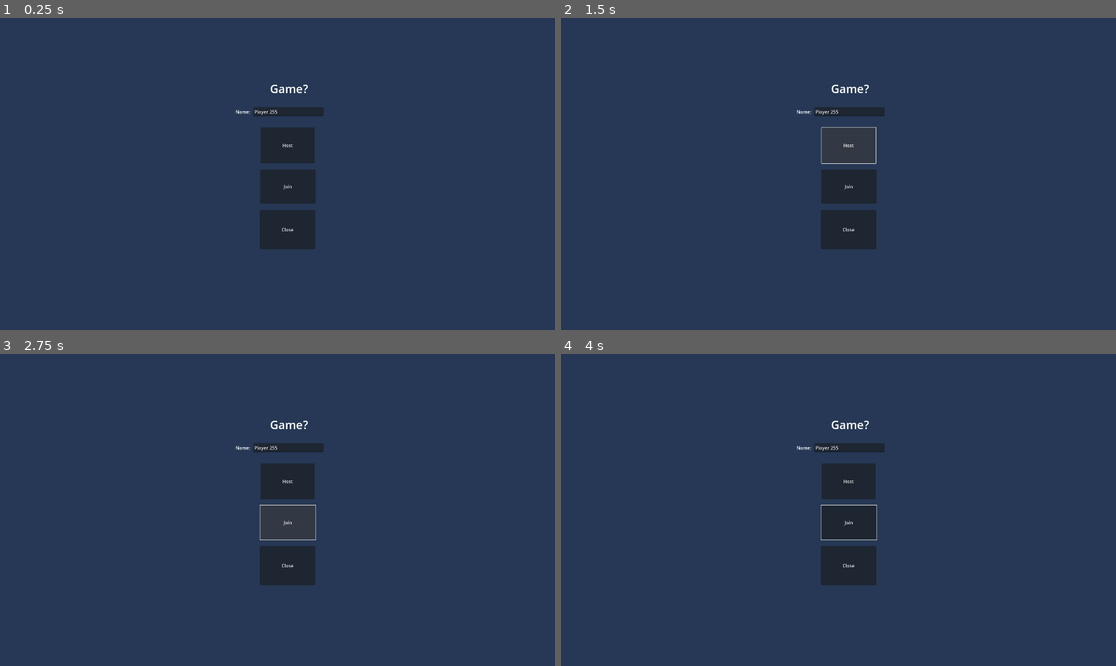
Above: before the commit, frames 1-4 (two rows, left to right).
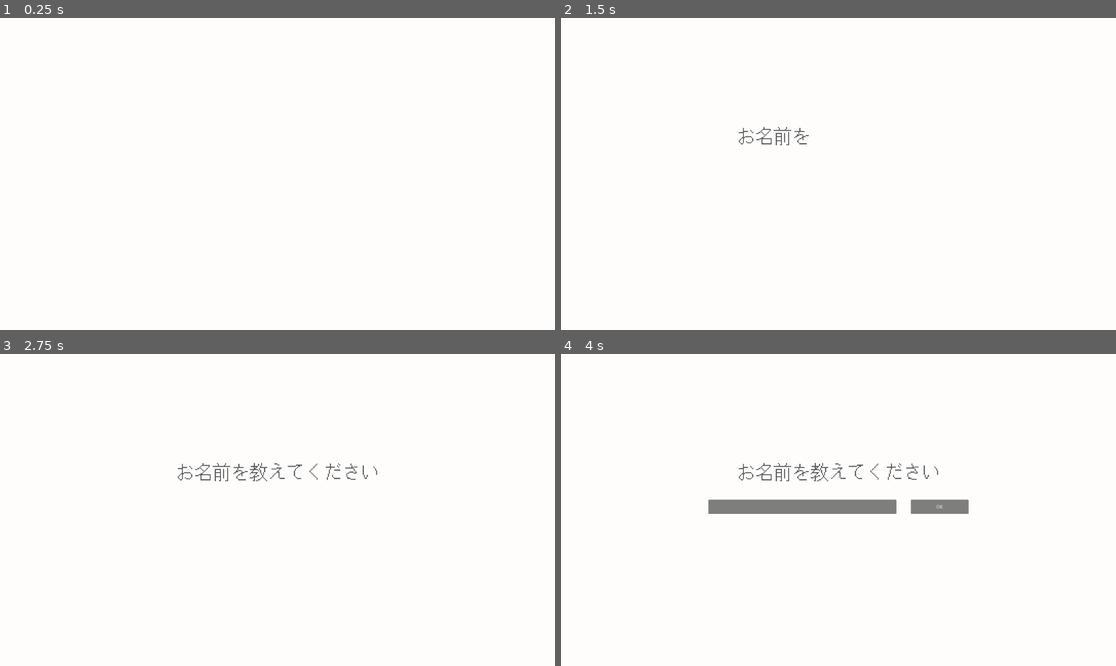
Above: after the commit, the same moments.

Repository: pvmathew/denliner
Game: Godot game, scene res://Scenes/game.tscn
Two runs of this game, one before a commit and one after it. Both use one fixed random seed, a clock stepped at 60 frames per second and the inputs below. Before the commit the project starts from res://Scenes/MainMenu/main_menu.tscn.
Inputs (mouse positions are in pixels of both pictures, inside the frame that each line leads up to):
- Up to frame 1 (0.25 s): no input
- Up to frame 2 (1.5 s): tap Enter at 0.5 s; move the mouse to (960, 158) at 0.52 s; click (960, 158) at 0.67 s; click (849, 145) at 1.25 s, where only the run before the commit has a clickable "Host"
- Up to frame 3 (2.75 s): click (288, 522) at 2 s, where only the run before the commit has a clickable "Join"
- Up to frame 4 (4 s): move the mouse to (727, 525) at 2.77 s; click (727, 525) at 2.92 s; move the mouse to (894, 441) at 3.52 s; click (894, 441) at 3.67 s

The runs differ from the first frame. In frame 1, 100% of the frame differs, in the area x 0-100%, y 0-100%; in frame 2, 100%; in frame 3, 100%; in frame 4, 100%.

Commit message:
Start game using game scene, with ui scene appended

Diff:
--- a/Global/player_data.gd
+++ b/Global/player_data.gd
@@ -1,5 +1,6 @@
 extends Node
 
+var is_onboarded = false
 var nickname: String = ""
 var is_host = false
 var is_ready = false
--- a/Scenes/MainMenu/main_menu.gd
+++ b/Scenes/UI/MainMenu/main_menu.gd
@@ -2,7 +2,7 @@
 
 const JOIN_SCENE_PATH = "res://Scenes/Join/Join.tcsn"
 
-var nickname_manager = preload("res://Scenes/MainMenu/nickname_manager.gd").new()
+var nickname_manager = preload("res://Scenes/UI/nickname_manager.gd").new()
 var nickname = nickname_manager.load_nickname()
 
 func _ready():
--- a/Scenes/MainMenu/main_menu.tscn
+++ b/Scenes/UI/MainMenu/main_menu.tscn
@@ -1,6 +1,6 @@
 [gd_scene load_steps=3 format=3 uid="uid://ns22uoxll5vd"]
 
-[ext_resource type="Script" path="res://Scenes/MainMenu/main_menu.gd" id="1_1qi15"]
+[ext_resource type="Script" path="res://Scenes/UI/MainMenu/main_menu.gd" id="1_1qi15"]
 
 [sub_resource type="Theme" id="Theme_tbfaw"]
 default_font_size = 40
--- /dev/null
+++ b/Scenes/UI/Onboarding/QuestionContainer.gd
@@ -0,0 +1,19 @@
+extends CenterContainer
+
+@onready var questions = [$"Question 1", $"Question 2"]
+
+var curr_index = 0
+
+func _ready():
+	questions[0].show()
+
+func show_next_question():
+	questions[curr_index].hide()
+	curr_index += 1
+
+	if curr_index < questions.size():
+		questions[curr_index].show()
+	else:
+		PlayerData.is_onboarded = true
+		get_tree().change_scene_to_file("res://Scenes/UI/MainMenu/main_menu.tscn")
+		#get_tree().change_scene_to_file("res://Scenes/MainMenu/main_menu.tscn")
--- /dev/null
+++ b/Scenes/UI/Onboarding/onboard.tscn
@@ -0,0 +1,38 @@
+[gd_scene load_steps=4 format=3 uid="uid://cnuwj03ysdoqr"]
+
+[ext_resource type="Script" path="res://Scenes/UI/Onboarding/QuestionContainer.gd" id="1_bil2m"]
+[ext_resource type="PackedScene" uid="uid://djh10yoodx8cu" path="res://Scenes/UI/Onboarding/question_2.tscn" id="2_losxe"]
+[ext_resource type="PackedScene" uid="uid://d2el8wms0ivo7" path="res://Scenes/UI/Onboarding/question_1.tscn" id="2_uniwm"]
+
+[node name="Onboard" type="Control"]
+layout_mode = 3
+anchors_preset = 15
+anchor_right = 1.0
+anchor_bottom = 1.0
+grow_horizontal = 2
+grow_vertical = 2
+
+[node name="ColorRect" type="ColorRect" parent="."]
+layout_mode = 1
+anchors_preset = 15
+anchor_right = 1.0
+anchor_bottom = 1.0
+grow_horizontal = 2
+grow_vertical = 2
+color = Color(1, 1, 1, 0.941176)
+
+[node name="QuestionContainer" type="CenterContainer" parent="ColorRect"]
+layout_mode = 1
+anchors_preset = 15
+anchor_right = 1.0
+anchor_bottom = 1.0
+grow_horizontal = 2
+grow_vertical = 2
+script = ExtResource("1_bil2m")
+
+[node name="Question 2" parent="ColorRect/QuestionContainer" instance=ExtResource("2_losxe")]
+visible = false
+layout_mode = 2
+
+[node name="Question 1" parent="ColorRect/QuestionContainer" instance=ExtResource("2_uniwm")]
+layout_mode = 2
--- /dev/null
+++ b/Scenes/UI/Onboarding/question_1.gd
@@ -0,0 +1,32 @@
+extends VBoxContainer
+
+@onready var parent = get_parent()
+
+@onready var anim = $AnimationPlayer
+@onready var question = $Question
+
+@onready var input_container = $MarginContainer
+@onready var name_input = $MarginContainer/HBoxContainer/MarginContainer/HBoxContainer/NameInput
+
+
+var counter = -20
+var input_visible = false
+
+func _process(delta):
+	if self.visible:
+		counter += delta * 10  # Adjust the multiplier to control the speed of counter increment
+		if counter < 15:
+			question.text = "[center][fade start=" + str(counter) + " length=1]" + "お名前を教えてください" + "[/fade][/center]"
+		else:
+			if !input_visible:
+				input_visible = true
+				anim.play("fade_in_input")
+
+
+func _on_ok_pressed():
+	anim.play("fade_out_all")
+
+
+func _on_animation_player_animation_finished(anim_name):
+	if anim_name == "fade_out_all":
+		parent.show_next_question()
--- /dev/null
+++ b/Scenes/UI/Onboarding/question_1.tscn
@@ -0,0 +1,162 @@
+[gd_scene load_steps=10 format=3 uid="uid://d2el8wms0ivo7"]
+
+[ext_resource type="Script" path="res://Scenes/UI/Onboarding/question_1.gd" id="1_d0io2"]
+[ext_resource type="Shader" path="res://Scenes/UI/Onboarding/wavy_font.gdshader" id="2_vpldc"]
+[ext_resource type="FontFile" uid="uid://d3ujqgo42uhhf" path="res://Assets/Fonts/JF-Dot-Ayu18.ttf" id="3_t3usl"]
+
+[sub_resource type="ShaderMaterial" id="ShaderMaterial_g0c0t"]
+shader = ExtResource("2_vpldc")
+shader_parameter/height = 5.0
+shader_parameter/frequency = 5.0
+shader_parameter/speed = 5.0
+
+[sub_resource type="Theme" id="Theme_eeeun"]
+default_font = ExtResource("3_t3usl")
+default_font_size = 64
+
+[sub_resource type="Animation" id="Animation_ow7id"]
+length = 0.001
+tracks/0/type = "value"
+tracks/0/imported = false
+tracks/0/enabled = true
+tracks/0/path = NodePath("MarginContainer:visible")
+tracks/0/interp = 1
+tracks/0/loop_wrap = true
+tracks/0/keys = {
+"times": PackedFloat32Array(0),
+"transitions": PackedFloat32Array(1),
+"update": 1,
+"values": [true]
+}
+tracks/1/type = "value"
+tracks/1/imported = false
+tracks/1/enabled = true
+tracks/1/path = NodePath("MarginContainer:modulate")
+tracks/1/interp = 1
+tracks/1/loop_wrap = true
+tracks/1/keys = {
+"times": PackedFloat32Array(0),
+"transitions": PackedFloat32Array(1),
+"update": 0,
+"values": [Color(1, 1, 1, 0)]
+}
+tracks/2/type = "value"
+tracks/2/imported = false
+tracks/2/enabled = true
+tracks/2/path = NodePath(".:modulate")
+tracks/2/interp = 1
+tracks/2/loop_wrap = true
+tracks/2/keys = {
+"times": PackedFloat32Array(0),
+"transitions": PackedFloat32Array(1),
+"update": 0,
+"values": [Color(1, 1, 1, 1)]
+}
+
+[sub_resource type="Animation" id="Animation_ib0yl"]
+resource_name = "fade_in_input"
+length = 0.5
+tracks/0/type = "value"
+tracks/0/imported = false
+tracks/0/enabled = true
+tracks/0/path = NodePath("MarginContainer:visible")
+tracks/0/interp = 1
+tracks/0/loop_wrap = true
+tracks/0/keys = {
+"times": PackedFloat32Array(0),
+"transitions": PackedFloat32Array(1),
+"update": 1,
+"values": [true]
+}
+tracks/1/type = "value"
+tracks/1/imported = false
+tracks/1/enabled = true
+tracks/1/path = NodePath("MarginContainer:modulate")
+tracks/1/interp = 1
+tracks/1/loop_wrap = true
+tracks/1/keys = {
+"times": PackedFloat32Array(0, 0.5),
+"transitions": PackedFloat32Array(1, 1),
+"update": 0,
+"values": [Color(1, 1, 1, 0), Color(1, 1, 1, 1)]
+}
+
+[sub_resource type="Animation" id="Animation_foyrr"]
+resource_name = "fade_out_all"
+length = 0.8
+tracks/0/type = "value"
+tracks/0/imported = false
+tracks/0/enabled = true
+tracks/0/path = NodePath(".:modulate")
+tracks/0/interp = 1
+tracks/0/loop_wrap = true
+tracks/0/keys = {
+"times": PackedFloat32Array(0, 0.8),
+"transitions": PackedFloat32Array(1, 1),
+"update": 0,
+"values": [Color(1, 1, 1, 1), Color(1, 1, 1, 0)]
+}
+
+[sub_resource type="AnimationLibrary" id="AnimationLibrary_dyhw3"]
+_data = {
+"RESET": SubResource("Animation_ow7id"),
+"fade_in_input": SubResource("Animation_ib0yl"),
+"fade_out_all": SubResource("Animation_foyrr")
+}
+
+[node name="Question 1" type="VBoxContainer"]
+self_modulate = Color(1, 1, 1, 0)
+offset_right = 1200.0
+offset_bottom = 328.0
+script = ExtResource("1_d0io2")
+
+[node name="Question" type="RichTextLabel" parent="."]
+material = SubResource("ShaderMaterial_g0c0t")
+custom_minimum_size = Vector2(1200, 74)
+layout_mode = 2
+theme = SubResource("Theme_eeeun")
+theme_override_colors/default_color = Color(0.333333, 0.333333, 0.333333, 1)
+theme_override_colors/font_outline_color = Color(1, 1, 1, 1)
+theme_override_constants/outline_size = 10
+bbcode_enabled = true
+text = "[center]お名前を押してください[/center]"
+
+[node name="MarginContainer" type="MarginContainer" parent="."]
+modulate = Color(1, 1, 1, 0)
+layout_mode = 2
+theme_override_constants/margin_top = 50
+
+[node name="HBoxContainer" type="HBoxContainer" parent="MarginContainer"]
+custom_minimum_size = Vector2(0, 200)
+layout_mode = 2
+theme_override_constants/separation = 100
+alignment = 1
+
+[node name="MarginContainer" type="MarginContainer" parent="MarginContainer/HBoxContainer"]
+layout_mode = 2
+size_flags_horizontal = 3
+theme_override_constants/margin_left = 150
+theme_override_constants/margin_top = 0
+theme_override_constants/margin_right = 150
+theme_override_constants/margin_bottom = 150
+
+[node name="HBoxContainer" type="HBoxContainer" parent="MarginContainer/HBoxContainer/MarginContainer"]
+layout_mode = 2
+theme_override_constants/separation = 50
+
+[node name="NameInput" type="LineEdit" parent="MarginContainer/HBoxContainer/MarginContainer/HBoxContainer"]
+layout_mode = 2
+size_flags_horizontal = 3
+
+[node name="OK" type="Button" parent="MarginContainer/HBoxContainer/MarginContainer/HBoxContainer"]
+custom_minimum_size = Vector2(200, 0)
+layout_mode = 2
+text = "OK"
+
+[node name="AnimationPlayer" type="AnimationPlayer" parent="."]
+libraries = {
+"": SubResource("AnimationLibrary_dyhw3")
+}
+
+[connection signal="pressed" from="MarginContainer/HBoxContainer/MarginContainer/HBoxContainer/OK" to="." method="_on_ok_pressed"]
+[connection signal="animation_finished" from="AnimationPlayer" to="." method="_on_animation_player_animation_finished"]
--- /dev/null
+++ b/Scenes/UI/Onboarding/question_2.gd
@@ -0,0 +1,67 @@
+extends VBoxContainer
+
+@onready var parent = get_parent()
+
+@onready var anim = $AnimationPlayer
+@onready var question = $Question
+
+@onready var cat = $MarginContainer/HBoxContainer/Cat
+@onready var dog = $MarginContainer/HBoxContainer/Dog
+
+var counter = -20
+var question_appeared = false
+
+var shader = load("res://Scenes/IntroSetup/wavy_pets.gdshader")
+
+
+func _process(delta):
+	if self.visible:
+		counter += delta * 10  # Adjust the multiplier to control the speed of counter increment
+		if counter < 30:
+			question.text = "[center][fade start=" + str(counter) + " length=1]" + "犬派ですか？それとも猫派ですか？" + "[/fade][/center]"
+		else:
+			#$MarginContainer/HBoxContainer/MarginContainer.visisble = true
+			if !question_appeared:
+				question_appeared = true
+				anim.play("appear_pets")
+
+# Question 2 signals
+
+func _on_cat_mouse_entered():
+	if cat.material == null:
+		# Create a new material and assign it to the node
+		var new_material = ShaderMaterial.new()  # Or whatever type of material you need
+		cat.material = new_material  # Assign the new material to the node
+
+	cat.material.shader = shader
+
+
+func _on_cat_mouse_exited():
+	cat.material = null
+
+
+func _on_dog_mouse_entered():
+	if dog.material == null:
+		# Create a new material and assign it to the node
+		var new_material = ShaderMaterial.new()  # Or whatever type of material you need
+		dog.material = new_material  # Assign the new material to the node
+
+	dog.material.shader = shader
+
+func _on_dog_mouse_exited():
+	dog.material = null
+
+
+func _on_cat_gui_input(event):
+	if event is InputEventMouseButton and event.button_index == MOUSE_BUTTON_LEFT and event.pressed:
+		anim.play("fade_out_all")
+
+
+func _on_dog_gui_input(event):
+	if event is InputEventMouseButton and event.button_index == MOUSE_BUTTON_LEFT and event.pressed:
+		anim.play("fade_out_all")
+
+
+func _on_animation_player_animation_finished(anim_name):
+	if anim_name == "fade_out_all":
+		parent.show_next_question()
--- /dev/null
+++ b/Scenes/UI/Onboarding/question_2.tscn
@@ -0,0 +1,161 @@
+[gd_scene load_steps=13 format=3 uid="uid://djh10yoodx8cu"]
+
+[ext_resource type="Script" path="res://Scenes/UI/Onboarding/question_2.gd" id="1_7vbvp"]
+[ext_resource type="Shader" path="res://Scenes/UI/Onboarding/wavy_font.gdshader" id="2_8uucn"]
+[ext_resource type="FontFile" uid="uid://d3ujqgo42uhhf" path="res://Assets/Fonts/JF-Dot-Ayu18.ttf" id="3_vktjg"]
+[ext_resource type="Texture2D" uid="uid://bafd50kauodak" path="res://Assets/Sprites/neko-base.png" id="4_7jv0j"]
+[ext_resource type="Texture2D" uid="uid://d3e3l81fn738i" path="res://Assets/Sprites/dog-base.png" id="5_582dl"]
+
+[sub_resource type="ShaderMaterial" id="ShaderMaterial_xx8r7"]
+shader = ExtResource("2_8uucn")
+shader_parameter/height = 5.0
+shader_parameter/frequency = 5.0
+shader_parameter/speed = 5.0
+
+[sub_resource type="Theme" id="Theme_p8ygi"]
+default_font = ExtResource("3_vktjg")
+default_font_size = 64
+
+[sub_resource type="ShaderMaterial" id="ShaderMaterial_1a3vx"]
+
+[sub_resource type="Animation" id="Animation_r30d0"]
+length = 0.001
+tracks/0/type = "value"
+tracks/0/imported = false
+tracks/0/enabled = true
+tracks/0/path = NodePath("MarginContainer/HBoxContainer/Cat:self_modulate")
+tracks/0/interp = 1
+tracks/0/loop_wrap = true
+tracks/0/keys = {
+"times": PackedFloat32Array(0),
+"transitions": PackedFloat32Array(1),
+"update": 0,
+"values": [Color(1, 1, 1, 0)]
+}
+tracks/1/type = "value"
+tracks/1/imported = false
+tracks/1/enabled = true
+tracks/1/path = NodePath("MarginContainer/HBoxContainer/Dog:self_modulate")
+tracks/1/interp = 1
+tracks/1/loop_wrap = true
+tracks/1/keys = {
+"times": PackedFloat32Array(0),
+"transitions": PackedFloat32Array(1),
+"update": 0,
+"values": [Color(1, 1, 1, 0)]
+}
+tracks/2/type = "value"
+tracks/2/imported = false
+tracks/2/enabled = true
+tracks/2/path = NodePath(".:modulate")
+tracks/2/interp = 1
+tracks/2/loop_wrap = true
+tracks/2/keys = {
+"times": PackedFloat32Array(0),
+"transitions": PackedFloat32Array(1),
+"update": 0,
+"values": [Color(1, 1, 1, 1)]
+}
+
+[sub_resource type="Animation" id="Animation_xfdet"]
+resource_name = "appear_pets"
+length = 0.5
+tracks/0/type = "value"
+tracks/0/imported = false
+tracks/0/enabled = true
+tracks/0/path = NodePath("MarginContainer/HBoxContainer/Cat:self_modulate")
+tracks/0/interp = 1
+tracks/0/loop_wrap = true
+tracks/0/keys = {
+"times": PackedFloat32Array(0, 0.5),
+"transitions": PackedFloat32Array(1, 1),
+"update": 0,
+"values": [Color(1, 1, 1, 0), Color(1, 1, 1, 1)]
+}
+tracks/1/type = "value"
+tracks/1/imported = false
+tracks/1/enabled = true
+tracks/1/path = NodePath("MarginContainer/HBoxContainer/Dog:self_modulate")
+tracks/1/interp = 1
+tracks/1/loop_wrap = true
+tracks/1/keys = {
+"times": PackedFloat32Array(0, 0.5),
+"transitions": PackedFloat32Array(1, 1),
+"update": 0,
+"values": [Color(1, 1, 1, 0), Color(1, 1, 1, 1)]
+}
+
+[sub_resource type="Animation" id="Animation_pxvv3"]
+resource_name = "fade_out_all"
+tracks/0/type = "value"
+tracks/0/imported = false
+tracks/0/enabled = true
+tracks/0/path = NodePath(".:modulate")
+tracks/0/interp = 1
+tracks/0/loop_wrap = true
+tracks/0/keys = {
+"times": PackedFloat32Array(0, 0.9),
+"transitions": PackedFloat32Array(1, 1),
+"update": 0,
+"values": [Color(1, 1, 1, 1), Color(1, 1, 1, 0)]
+}
+
+[sub_resource type="AnimationLibrary" id="AnimationLibrary_4fjhh"]
+_data = {
+"RESET": SubResource("Animation_r30d0"),
+"appear_pets": SubResource("Animation_xfdet"),
+"fade_out_all": SubResource("Animation_pxvv3")
+}
+
+[node name="Question 2" type="VBoxContainer"]
+script = ExtResource("1_7vbvp")
+
+[node name="Question" type="RichTextLabel" parent="."]
+material = SubResource("ShaderMaterial_xx8r7")
+custom_minimum_size = Vector2(1200, 74)
+layout_mode = 2
+theme = SubResource("Theme_p8ygi")
+theme_override_colors/default_color = Color(0.333333, 0.333333, 0.333333, 1)
+theme_override_colors/font_outline_color = Color(1, 1, 1, 1)
+theme_override_constants/outline_size = 10
+bbcode_enabled = true
+
+[node name="MarginContainer" type="MarginContainer" parent="."]
+layout_mode = 2
+theme_override_constants/margin_top = 50
+theme_override_constants/margin_bottom = 50
+
+[node name="HBoxContainer" type="HBoxContainer" parent="MarginContainer"]
+custom_minimum_size = Vector2(0, 200)
+layout_mode = 2
+theme_override_constants/separation = 100
+alignment = 1
+
+[node name="Cat" type="TextureRect" parent="MarginContainer/HBoxContainer"]
+self_modulate = Color(1, 1, 1, 0)
+texture_filter = 1
+material = SubResource("ShaderMaterial_1a3vx")
+layout_mode = 2
+texture = ExtResource("4_7jv0j")
+expand_mode = 3
+
+[node name="Dog" type="TextureRect" parent="MarginContainer/HBoxContainer"]
+self_modulate = Color(1, 1, 1, 0)
+texture_filter = 1
+layout_mode = 2
+texture = ExtResource("5_582dl")
+expand_mode = 3
+flip_h = true
+
+[node name="AnimationPlayer" type="AnimationPlayer" parent="."]
+libraries = {
+"": SubResource("AnimationLibrary_4fjhh")
+}
+
+[connection signal="gui_input" from="MarginContainer/HBoxContainer/Cat" to="." method="_on_cat_gui_input"]
+[connection signal="mouse_entered" from="MarginContainer/HBoxContainer/Cat" to="." method="_on_cat_mouse_entered"]
+[connection signal="mouse_exited" from="MarginContainer/HBoxContainer/Cat" to="." method="_on_cat_mouse_exited"]
+[connection signal="gui_input" from="MarginContainer/HBoxContainer/Dog" to="." method="_on_dog_gui_input"]
+[connection signal="mouse_entered" from="MarginContainer/HBoxContainer/Dog" to="." method="_on_dog_mouse_entered"]
+[connection signal="mouse_exited" from="MarginContainer/HBoxContainer/Dog" to="." method="_on_dog_mouse_exited"]
+[connection signal="animation_finished" from="AnimationPlayer" to="." method="_on_animation_player_animation_finished"]
--- /dev/null
+++ b/Scenes/UI/Onboarding/question_container.gd
@@ -0,0 +1,16 @@
+extends CenterContainer
+
+@onready var questions = [$"Question 1", $"Question 2"]
+var curr_index = 0
+
+func _ready():
+	questions[0].show()
+
+func show_next_question():
+	questions[curr_index].hide()
+	curr_index += 1
+
+	if curr_index < questions.size():
+		questions[curr_index].show()
+	else:
+		#get_tree().change_scene_to_file("res://Scenes/MainMenu/main_menu.tscn")
--- /dev/null
+++ b/Scenes/UI/Onboarding/wavy_font.gdshader
@@ -0,0 +1,9 @@
+shader_type canvas_item;
+
+uniform float height = 5.0;
+uniform float frequency = 5.0;
+uniform float speed = 5.0;
+
+void vertex() {
+	VERTEX.y += sin(frequency * UV.x + speed * TIME);
+}
--- /dev/null
+++ b/Scenes/UI/Onboarding/wavy_pets.gdshader
@@ -0,0 +1,8 @@
+shader_type canvas_item;
+
+uniform float height = 5.0;
+uniform float speed = 2.5;
+
+void vertex() {
+	VERTEX.y += height * sin(speed*TIME);
+}
--- /dev/null
+++ b/Scenes/UI/ui.gd
@@ -0,0 +1,6 @@
+extends CanvasLayer
+
+func _ready():
+	print(PlayerData.is_onboarded)
+	if PlayerData.is_onboarded:
+		$Control/Onboarding.hide()
--- /dev/null
+++ b/Scenes/UI/ui.tscn
@@ -0,0 +1,35 @@
+[gd_scene load_steps=3 format=3 uid="uid://d4fw3nq1p252f"]
+
+[ext_resource type="Script" path="res://Scenes/UI/ui.gd" id="1_e1pb1"]
+[ext_resource type="PackedScene" uid="uid://cnuwj03ysdoqr" path="res://Scenes/UI/Onboarding/onboard.tscn" id="2_xcog3"]
+
+[node name="UI" type="CanvasLayer"]
+script = ExtResource("1_e1pb1")
+
+[node name="Control" type="Control" parent="."]
+layout_mode = 3
+anchors_preset = 15
+anchor_right = 1.0
+anchor_bottom = 1.0
+grow_horizontal = 2
+grow_vertical = 2
+
+[node name="Main Menu" type="Control" parent="Control"]
+layout_mode = 1
+anchors_preset = 15
+anchor_right = 1.0
+anchor_bottom = 1.0
+grow_horizontal = 2
+grow_vertical = 2
+
+[node name="ColorRect" type="ColorRect" parent="Control/Main Menu"]
+layout_mode = 1
+anchors_preset = 15
+anchor_right = 1.0
+anchor_bottom = 1.0
+grow_horizontal = 2
+grow_vertical = 2
+color = Color(1, 0.870588, 0.760784, 1)
+
+[node name="Onboard" parent="Control" instance=ExtResource("2_xcog3")]
+layout_mode = 1
--- /dev/null
+++ b/Scenes/game.tscn
@@ -0,0 +1,7 @@
+[gd_scene load_steps=2 format=3 uid="uid://cfefey2regiyj"]
+
+[ext_resource type="PackedScene" uid="uid://d4fw3nq1p252f" path="res://Scenes/UI/ui.tscn" id="1_5vk7s"]
+
+[node name="Game" type="Node2D"]
+
+[node name="UI" parent="." instance=ExtResource("1_5vk7s")]
--- a/project.godot
+++ b/project.godot
@@ -11,7 +11,7 @@
 [application]
 
 config/name="Denliner"
-run/main_scene="res://Scenes/MainMenu/main_menu.tscn"
+run/main_scene="res://Scenes/game.tscn"
 config/features=PackedStringArray("4.2", "Mobile")
 config/icon="res://icon.svg"
 
@@ -29,4 +29,4 @@
 [rendering]
 
 renderer/rendering_method="mobile"
-environment/defaults/default_clear_color=Color(0.14902, 0.219608, 0.333333, 1)
+environment/defaults/default_clear_color=Color(0.05148, 0.102451, 0.140576, 1)
Renamed: Scenes/MainMenu/nickname_manager.gd -> Scenes/UI/nickname_manager.gd
